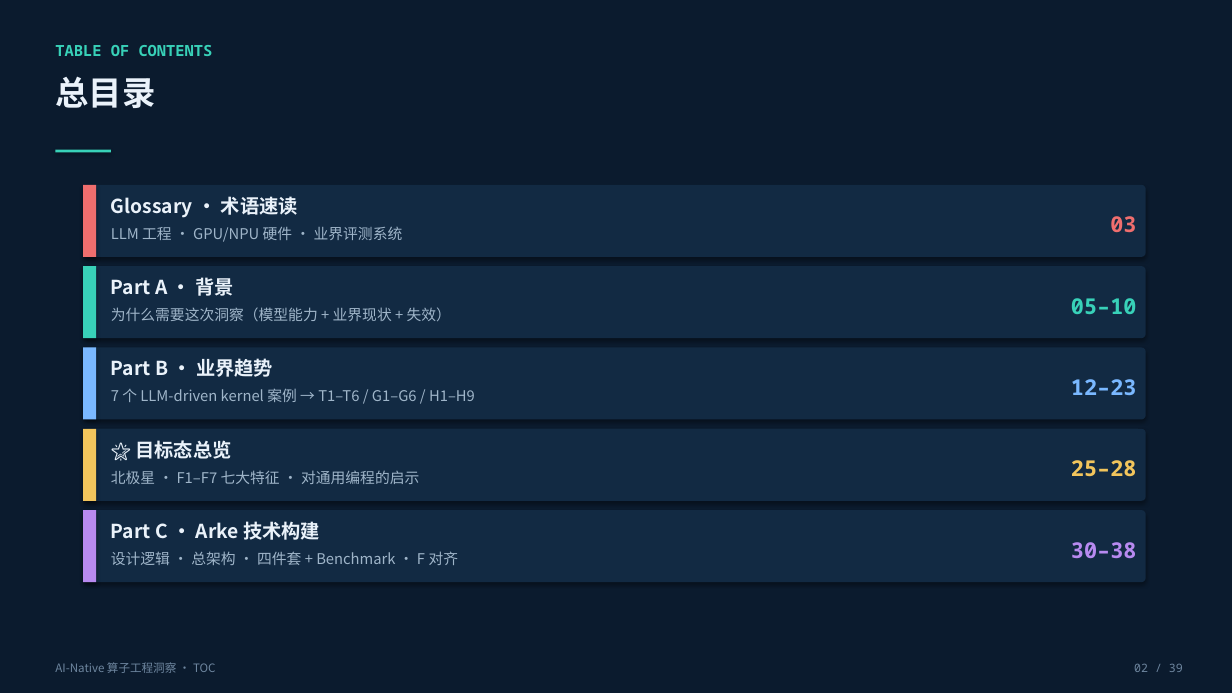
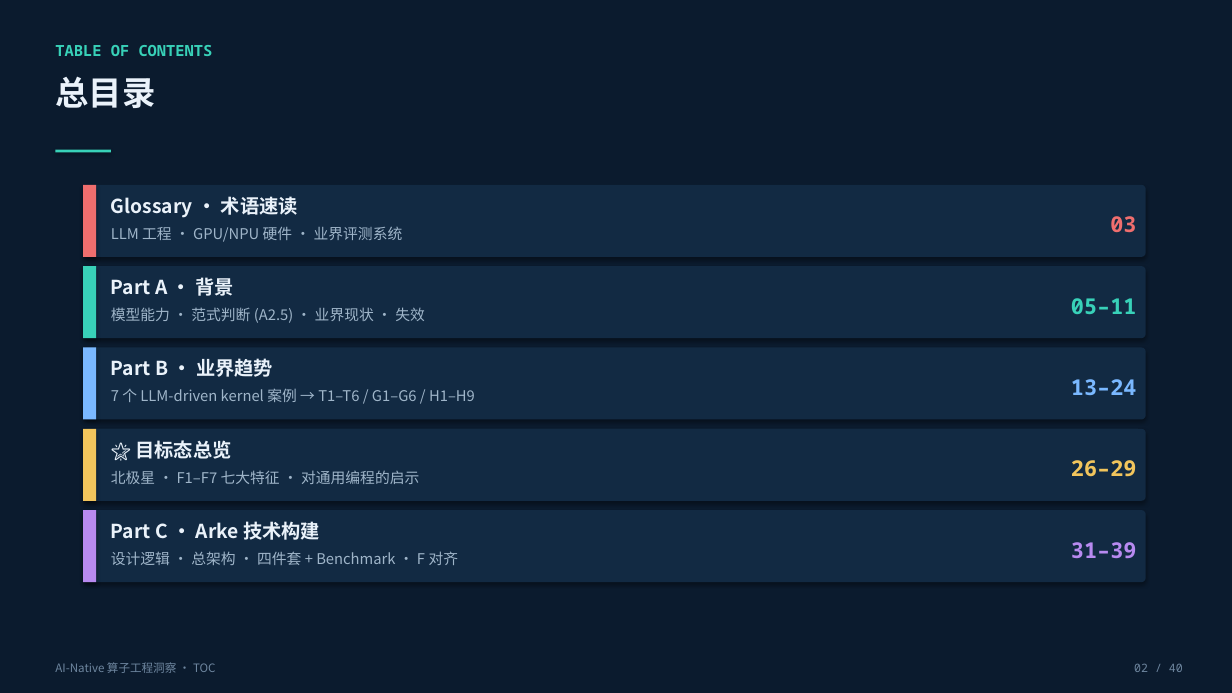
Before and after one commit to blueyi/arke, a slide deck: slide 2 of docs/sharing/ai-native-insight-deck.pptx. Drawn at 1232x693 pixels with LibreOffice and Linux fonts; fonts in the diff are those of the drawing. Boxes give left, top, right and bottom in pixels: in the first picture for what was removed or moved away, otherwise in the second. Text is boxed around its words. In the diff, an @@ line names an element or a change of style, - is before the commit and + after.

```diff
--- a/docs/sharing/ai-native-insight-deck.pptx
+++ b/docs/sharing/ai-native-insight-deck.pptx
@@ text at [1071, 298, 1137, 314]: text changed @@
-05–10
+05–11
@@ text at [111, 307, 425, 323]: text changed @@
-为什么需要这次洞察（模型能力 + 业界现状 + 失效）
+模型能力 · 范式判断 (A2.5) · 业界现状 · 失效
@@ text at [1071, 379, 1137, 395]: text changed @@
-12–23
+13–24
@@ text at [1071, 460, 1137, 477]: text changed @@
-25–28
+26–29
@@ text at [1071, 542, 1137, 558]: text changed @@
-30–38
+31–39
@@ text at [1134, 664, 1183, 672]: text changed @@
-02 / 39
+02 / 40
```
Also in this commit, not shown: 37 other slides changed, 1 slide added, 2 other files.
